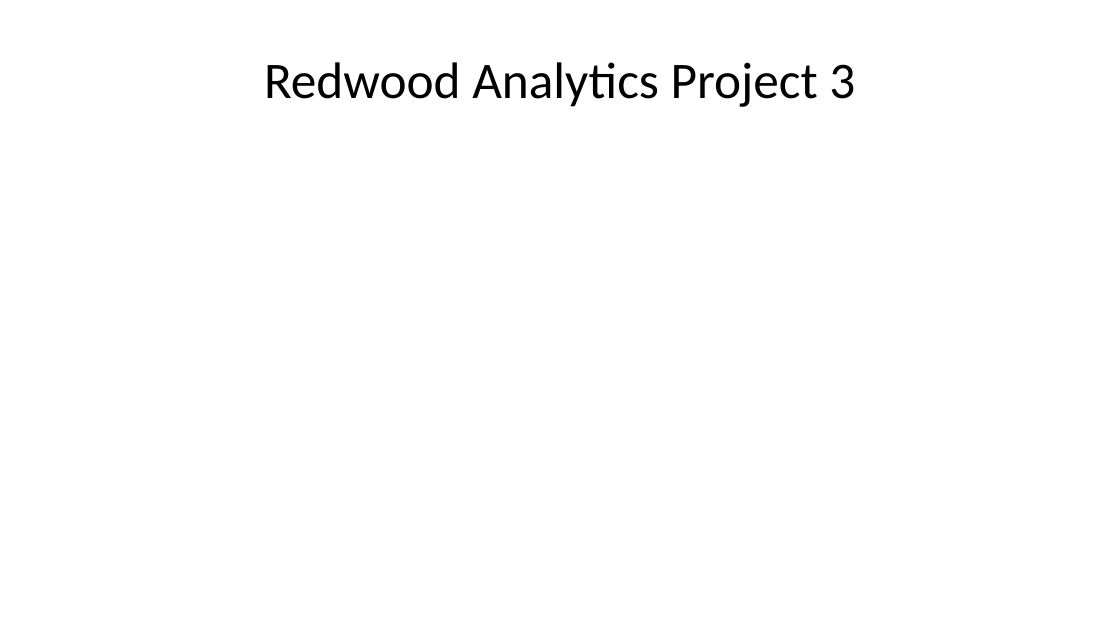
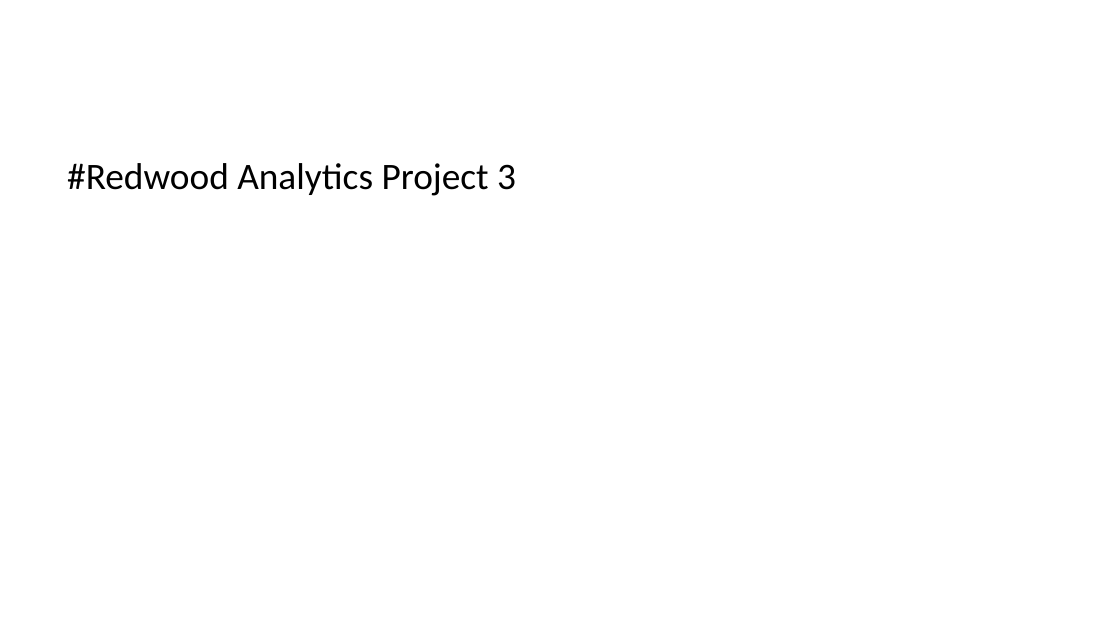
Before and after one commit to deancallahan25/Redwood-Analytics-Portfolio, a slide deck: slide 2 of Project-3/individual-models/data/presentation.pptx. Drawn at 1120x630 pixels with LibreOffice and Linux fonts; fonts in the diff are those of the drawing. Boxes give left, top, right and bottom in pixels: in the first picture for what was removed or moved away, otherwise in the second. Text is boxed around its words. In the diff, an @@ line names an element or a change of style, - is before the commit and + after.

```diff
--- a/Project-3/individual-models/data/presentation.pptx
+++ b/Project-3/individual-models/data/presentation.pptx
@@ text "#Redwood Analytics Project 3" at bbox=[67, 163, 516, 196]: vertical alignment middle to top @@
@@ text at bbox=[67, 163, 516, 196]: text changed; size 33 to 24 pt @@
-Redwood Analytics Project 3
+#Redwood Analytics Project 3
```
Also in this commit, not shown: 1 other slide changed, 4 slides added, 1 slide removed, 1 other file.
